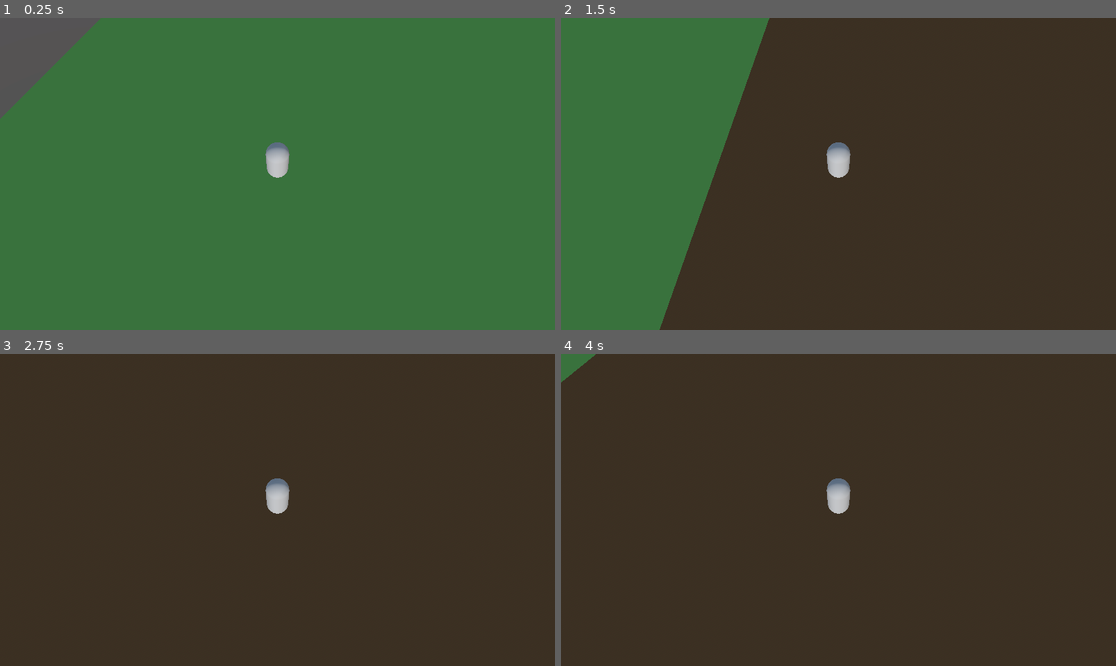
Above: before the commit, frames 1-4 (two rows, left to right).
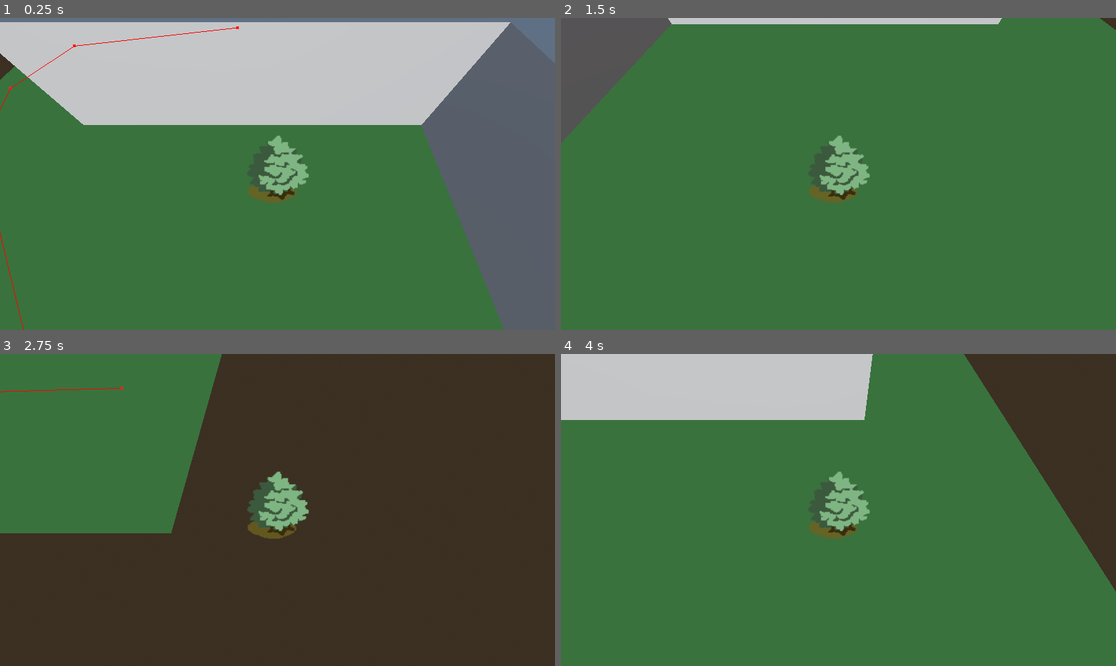
Above: after the commit, the same moments.

Repository: BrownRISDGameDevelopers/mosquito-simulator
Game: Godot game, scene res://scenes/Map.tscn
The game is run twice, just before and just after one commit, with the same random seed, the same clock (stepped at 60 frames per second) and the same inputs.
Inputs:
- Up to frame 1 (0.25 s): no input
- Up to frame 2 (1.5 s): tap Enter (ui_accept) at 0.5, 0.77 s; hold D (right) 0.53-1.28 s; hold S (down) from 1.28 s (still down)
- Up to frame 3 (2.75 s): tap Enter (ui_accept) at 1.52 s; release S (down) at 2.03 s; hold D (right) from 2.03 s (still down)
- Up to frame 4 (4 s): release D (right) at 2.78 s; hold W (up) 2.78-3.53 s; tap Enter (ui_accept) at 3.02, 3.77 s; hold A (left) from 3.53 s (still down)

The runs differ from the first frame. In frame 1, 46% of the frame differs, in the area x 0-100%, y 0-100%; in frame 2, 77%; in frame 3, 22%; in frame 4, 89%.

Commit message:
Minigame switching using viewports (#24)
* add minigame viewport

* minigame transition

Diff:
--- a/project.godot
+++ b/project.godot
@@ -19,6 +19,10 @@
 
 window/size/viewport_width=1920
 window/size/viewport_height=1080
+
+[global_group]
+
+Campers="camper hitboxes"
 
 [input]
 
@@ -43,6 +47,12 @@
 ]
 }
 
+[layer_names]
+
+3d_physics/layer_1="Player"
+3d_physics/layer_2="Camper"
+3d_physics/layer_3="Terrain"
+
 [rendering]
 
 textures/canvas_textures/default_texture_filter=0
--- /dev/null
+++ b/scenes/LevelContainer.tscn
@@ -0,0 +1,47 @@
+[gd_scene load_steps=4 format=3 uid="uid://dkd675tlyb8ra"]
+
+[ext_resource type="Script" uid="uid://cea4mxa35k4wb" path="res://scripts/level_container.gd" id="1_etwxj"]
+[ext_resource type="PackedScene" uid="uid://ugb4dl0qkpih" path="res://scenes/Map.tscn" id="2_h42ee"]
+[ext_resource type="PackedScene" uid="uid://21duxb65jl10" path="res://scenes/SwatMinigame.tscn" id="3_tsmwp"]
+
+[node name="LevelContainer" type="Control"]
+layout_mode = 3
+anchors_preset = 15
+anchor_right = 1.0
+anchor_bottom = 1.0
+grow_horizontal = 2
+grow_vertical = 2
+script = ExtResource("1_etwxj")
+
+[node name="MinigameViewport" type="SubViewportContainer" parent="."]
+visible = false
+layout_mode = 1
+anchors_preset = 15
+anchor_right = 1.0
+anchor_bottom = 1.0
+grow_horizontal = 2
+grow_vertical = 2
+
+[node name="SubViewport" type="SubViewport" parent="MinigameViewport"]
+handle_input_locally = false
+size = Vector2i(1920, 1080)
+render_target_update_mode = 0
+
+[node name="SwatMinigame" parent="MinigameViewport/SubViewport" instance=ExtResource("3_tsmwp")]
+
+[node name="MapViewport" type="SubViewportContainer" parent="."]
+layout_mode = 1
+anchors_preset = 15
+anchor_right = 1.0
+anchor_bottom = 1.0
+grow_horizontal = 2
+grow_vertical = 2
+
+[node name="SubViewport" type="SubViewport" parent="MapViewport"]
+handle_input_locally = false
+size = Vector2i(1920, 1080)
+render_target_update_mode = 4
+
+[node name="Map" parent="MapViewport/SubViewport" instance=ExtResource("2_h42ee")]
+
+[connection signal="minigame_toggle" from="MapViewport/SubViewport/Map" to="." method="_on_map_minigame_toggle"]
--- a/scenes/Map.tscn
+++ b/scenes/Map.tscn
@@ -1,6 +1,7 @@
-[gd_scene load_steps=15 format=3 uid="uid://ugb4dl0qkpih"]
+[gd_scene load_steps=14 format=3 uid="uid://ugb4dl0qkpih"]
 
-[ext_resource type="Script" uid="uid://cro18pkffxuew" path="res://scripts/player.gd" id="1_5hauk"]
+[ext_resource type="Script" uid="uid://b758chpqi1w0e" path="res://scripts/map.gd" id="1_tm3qm"]
+[ext_resource type="PackedScene" uid="uid://bh26dknmrfir1" path="res://scenes/Player.tscn" id="1_xkm8s"]
 [ext_resource type="Script" uid="uid://r64v6uqb3av8" path="res://scripts/camera.gd" id="2_lajc7"]
 [ext_resource type="PackedScene" uid="uid://1ayg4tlicupc" path="res://scenes/NPC.tscn" id="3_xkm8s"]
 
@@ -36,11 +37,8 @@
 
 [sub_resource type="BoxShape3D" id="BoxShape3D_7ctrk"]
 
-[sub_resource type="CapsuleMesh" id="CapsuleMesh_tm3qm"]
-
-[sub_resource type="CapsuleShape3D" id="CapsuleShape3D_yyirk"]
-
 [node name="Map" type="Node3D"]
+script = ExtResource("1_tm3qm")
 
 [node name="WorldEnvironment" type="WorldEnvironment" parent="."]
 environment = SubResource("Environment_yyirk")
@@ -55,6 +53,8 @@
 skeleton = NodePath("../..")
 
 [node name="StaticBody3D" type="StaticBody3D" parent="NavigationRegion3D/Floor"]
+collision_layer = 4
+collision_mask = 0
 
 [node name="CollisionShape3D" type="CollisionShape3D" parent="NavigationRegion3D/Floor/StaticBody3D"]
 shape = SubResource("WorldBoundaryShape3D_xkm8s")
@@ -79,22 +79,16 @@
 [node name="CollisionShape3D" type="CollisionShape3D" parent="NavigationRegion3D/Obstacles/MeshInstance3D/StaticBody3D"]
 shape = SubResource("BoxShape3D_7ctrk")
 
-[node name="Player" type="CharacterBody3D" parent="."]
-transform = Transform3D(0.1, 0, 0, 0, 0.1, 0, 0, 0, 0.1, 1.849088, 0, 1.8766401)
-script = ExtResource("1_5hauk")
+[node name="NPC" parent="." groups=["Campers"] instance=ExtResource("3_xkm8s")]
+transform = Transform3D(1, 0, 0, 0, 1, 0, 0, 0, 1, -2.1442285, 0.24709839, -1.1712259)
+collision_mask = 6
 
-[node name="MeshInstance3D" type="MeshInstance3D" parent="Player"]
-transform = Transform3D(1, 0, 0, 0, 1, 0, 0, 0, 1, 0, 1, 0)
-mesh = SubResource("CapsuleMesh_tm3qm")
-
-[node name="CollisionShape3D" type="CollisionShape3D" parent="Player"]
-transform = Transform3D(1, 0, 0, 0, 1, 0, 0, 0, 1, 0, 1, 0)
-shape = SubResource("CapsuleShape3D_yyirk")
+[node name="Player" parent="." instance=ExtResource("1_xkm8s")]
+transform = Transform3D(0.5, 0, 0, 0, 0.5, 0, 0, 0, 0.5, -1.636, 1, 1.22)
 
 [node name="Camera3D" type="Camera3D" parent="." node_paths=PackedStringArray("player")]
 transform = Transform3D(1, 0, 0, 0, 0.49999997, 0.86602545, 0, -0.86602545, 0.49999997, 0, 0.85, 0.5)
 script = ExtResource("2_lajc7")
 player = NodePath("../Player")
 
-[node name="NPC" parent="." instance=ExtResource("3_xkm8s")]
-transform = Transform3D(1, 0, 0, 0, 1, 0, 0, 0, 1, -2.1442285, 0.24709839, -1.1712259)
+[connection signal="minigame_toggle" from="Player" to="." method="_on_player_minigame_toggle"]
--- a/scenes/NPC.tscn
+++ b/scenes/NPC.tscn
@@ -10,6 +10,8 @@
 points = PackedVector3Array(0.21318404, 0.12161666, 0.045879446, -0.24439403, -0.045848183, -0.022595664, -0.23575254,  …(1129 unchanged characters)…
 
 [node name="NPC" type="CharacterBody3D"]
+collision_layer = 2
+collision_mask = 4
 script = ExtResource("1_mhefn")
 
 [node name="NavigationAgent3D" type="NavigationAgent3D" parent="."]
--- /dev/null
+++ b/scenes/Player.tscn
@@ -0,0 +1,36 @@
+[gd_scene load_steps=5 format=3 uid="uid://bh26dknmrfir1"]
+
+[ext_resource type="Script" uid="uid://cro18pkffxuew" path="res://scripts/player.gd" id="1_v6fml"]
+[ext_resource type="Texture2D" uid="uid://di0rxj8b15frg" path="res://assets/tree.PNG" id="2_3li8b"]
+
+[sub_resource type="CapsuleShape3D" id="CapsuleShape3D_yyirk"]
+radius = 0.25
+height = 1.0
+
+[sub_resource type="CylinderShape3D" id="CylinderShape3D_v6fml"]
+height = 1.0
+radius = 0.4
+
+[node name="Player" type="CharacterBody3D"]
+transform = Transform3D(0.5, 0, 0, 0, 0.5, 0, 0, 0, 0.5, 0, 0, 0)
+collision_mask = 4
+script = ExtResource("1_v6fml")
+
+[node name="CollisionShape3D" type="CollisionShape3D" parent="."]
+transform = Transform3D(1, 0, 0, 0, 0.8660254, -0.5, 0, 0.5, 0.8660254, 0, 0, 0)
+shape = SubResource("CapsuleShape3D_yyirk")
+
+[node name="Sprite3D" type="Sprite3D" parent="."]
+transform = Transform3D(1, 0, 0, 0, 0.8660254, 0.5, 0, -0.5, 0.8660254, 0, 0, 0)
+texture = ExtResource("2_3li8b")
+
+[node name="Area3D" type="Area3D" parent="."]
+transform = Transform3D(1, 0, 0, 0, 0.8660254, -0.5, 0, 0.5, 0.8660254, 0, 0, 0)
+collision_layer = 0
+collision_mask = 2
+
+[node name="CollisionShape3D" type="CollisionShape3D" parent="Area3D"]
+shape = SubResource("CylinderShape3D_v6fml")
+
+[connection signal="body_entered" from="Area3D" to="." method="_on_area_3d_body_entered"]
+[connection signal="body_exited" from="Area3D" to="." method="_on_area_3d_body_exited"]
--- /dev/null
+++ b/scenes/Player2D.tscn
@@ -0,0 +1,14 @@
+[gd_scene load_steps=3 format=3 uid="uid://dqrapnubr13ws"]
+
+[ext_resource type="Texture2D" uid="uid://di0rxj8b15frg" path="res://assets/tree.PNG" id="1_l3lvq"]
+[ext_resource type="Script" uid="uid://dqucnn32ba1gt" path="res://scripts/player_2d.gd" id="1_smyaq"]
+
+[node name="Player2D" type="CharacterBody2D"]
+motion_mode = 1
+script = ExtResource("1_smyaq")
+
+[node name="PlayerSprite" type="Sprite2D" parent="."]
+scale = Vector2(3.5, 3.5)
+texture = ExtResource("1_l3lvq")
+
+[node name="Camera2D" type="Camera2D" parent="."]
--- /dev/null
+++ b/scenes/SwatMinigame.tscn
@@ -0,0 +1,14 @@
+[gd_scene load_steps=3 format=3 uid="uid://21duxb65jl10"]
+
+[ext_resource type="PackedScene" uid="uid://dqrapnubr13ws" path="res://scenes/Player2D.tscn" id="1_xre7j"]
+[ext_resource type="Texture2D" uid="uid://bqotwpd140nfa" path="res://assets/child sprite 1.png" id="2_86fu8"]
+
+[node name="SwatMinigame" type="Node2D"]
+
+[node name="ChildSprite1" type="Sprite2D" parent="."]
+position = Vector2(960, 540)
+scale = Vector2(30, 30)
+texture = ExtResource("2_86fu8")
+
+[node name="Player2D" parent="." instance=ExtResource("1_xre7j")]
+position = Vector2(960, 540)
--- /dev/null
+++ b/scripts/level_container.gd
@@ -0,0 +1,11 @@
+extends Control
+
+var minigame_visible = false
+
+func _on_map_minigame_toggle():
+	minigame_visible = !minigame_visible
+	$MinigameViewport.visible = minigame_visible
+	if minigame_visible:
+		$MapViewport.scale = Vector2(0.25, 0.25)
+	if not minigame_visible:
+		$MapViewport.scale = Vector2.ONE
--- /dev/null
+++ b/scripts/map.gd
@@ -0,0 +1,6 @@
+extends Node3D
+
+signal minigame_toggle
+
+func _on_player_minigame_toggle():
+	minigame_toggle.emit()
--- a/scripts/player.gd
+++ b/scripts/player.gd
@@ -2,12 +2,17 @@
 
 class_name Player
 
+signal minigame_toggle
 
 const SPEED = 5
 const JUMP_VELOCITY = 4.5
 
+var on_camper = false
+var current_camper
 
 func _physics_process(delta: float) -> void:
+	if on_camper:
+		return
 	# Add the gravity.
 	if not is_on_floor():
 		velocity += get_gravity() * delta
@@ -29,3 +34,16 @@
 		velocity.z = move_toward(velocity.z, 0, SPEED)
 
 	move_and_slide()
+
+
+func _on_area_3d_body_entered(body: Node3D):
+	if not on_camper:
+		minigame_toggle.emit()
+		on_camper = true
+		current_camper = body
+
+func _on_area_3d_body_exited(body: Node3D):
+	if on_camper and body == current_camper:
+		minigame_toggle.emit()
+		on_camper = false
+		current_camper = null
--- /dev/null
+++ b/scripts/player_2d.gd
@@ -0,0 +1,14 @@
+extends CharacterBody2D
+
+const SPEED = 500
+
+func _physics_process(delta):
+	var input_dir := Input.get_vector("left", "right", "up", "down")
+	if input_dir:
+		velocity.x = input_dir.x * SPEED
+		velocity.y = input_dir.y * SPEED
+	else:
+		velocity.x = move_toward(velocity.x, 0, SPEED)
+		velocity.y = move_toward(velocity.y, 0, SPEED)
+
+	move_and_slide()
Binary file added: assets/child sprite 1.png
Not shown, added: assets/child sprite 1.png.import
Binary file added: assets/child sprite 2.png
Not shown, added: assets/child sprite 2.png.import
Binary file added: assets/tree.PNG
Not shown, added: assets/tree.PNG.import
Not shown: 1 places in scenes/NPC.tscn that only renumber resources
Not shown, added: scripts/level_container.gd.uid
Not shown, added: scripts/map.gd.uid
Not shown, added: scripts/player_2d.gd.uid
